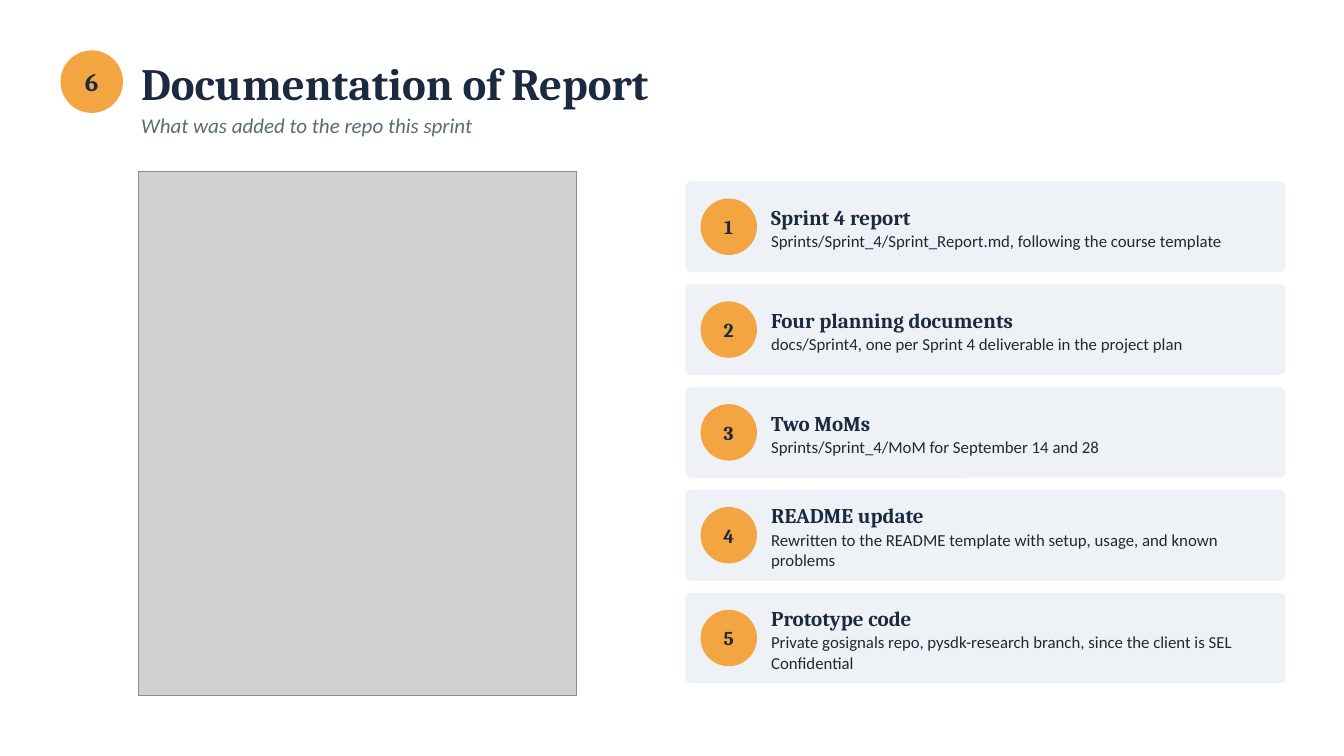
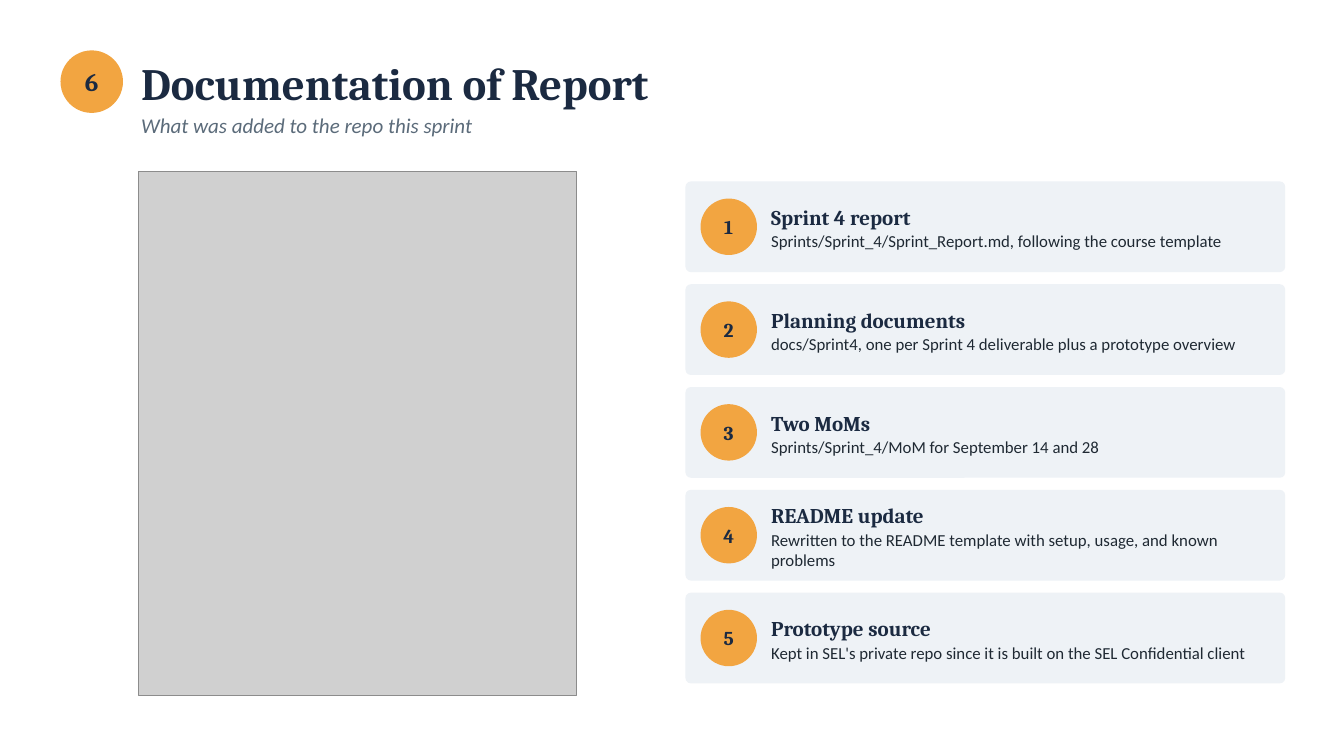
Before and after one commit to calebh13/sel-blueframe-sdk, a slide deck: slide 9 of Sprints/Sprint_4/Sprint 4 Presentation.pptx (slide 15 before the commit). Drawn at 1344x756 pixels with LibreOffice and Linux fonts; fonts in the diff are those of the drawing; grey boxes stand for pictures. Boxes give left, top, right and bottom in pixels: in the first picture for what was removed or moved away, otherwise in the second. Text is boxed around its words. In the diff, an @@ line names an element or a change of style, - is before the commit and + after.

Commit message:
Prototype overview, client feedback, and shorter feature section in slides

```diff
--- a/Sprints/Sprint_4/Sprint 4 Presentation.pptx
+++ b/Sprints/Sprint_4/Sprint 4 Presentation.pptx
@@ text at <box>771,313,1235,353</box>: text changed @@
-Four planning documents
-docs/Sprint4, one per Sprint 4 deliverable in the project plan
+Planning documents
+docs/Sprint4, one per Sprint 4 deliverable plus a prototype overview
@@ text at <box>771,622,1244,662</box>: text changed @@
-Prototype code
-Private gosignals repo, pysdk-research branch, since the client is SEL Confidential
+Prototype source
+Kept in SEL's private repo since it is built on the SEL Confidential client
```
Also in this commit, not shown: 5 other slides changed, 2 slides added, 8 slides removed, 8 other files.
